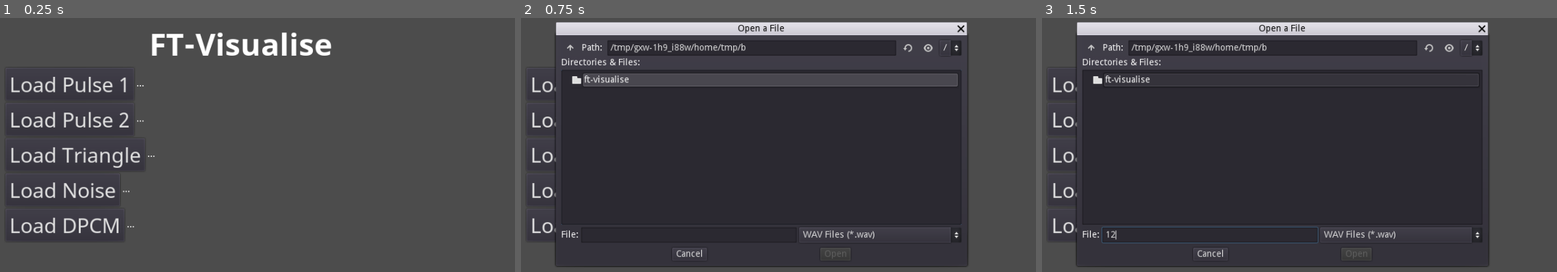
Above: before the commit, frames 1-3 (left to right).
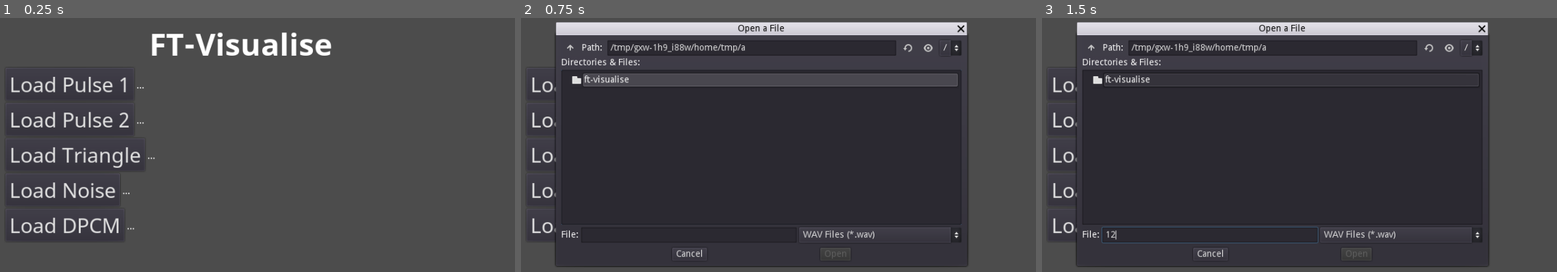
Above: after the commit, the same moments.

Repository: Boyquotes/ft-visualise
Game: Godot game, scene res://ft-visualise/Root.tscn
The game is run twice, just before and just after one commit, with the same random seed, the same clock (stepped at 60 frames per second) and the same inputs.
Inputs (mouse positions are in pixels of both pictures, inside the frame that each line leads up to):
- Up to frame 1 (0.25 s): no input
- Up to frame 2 (0.75 s): click "Load Pulse 1" at 0.5 s
- Up to frame 3 (1.5 s): click (1211, 233) at 1.27 s; type "12" at 1.35 s

The runs differ from the first frame. In frame 1, less than 0.1% of the frame differs, in the area x 23-31%, y 26-84%; in frame 2, less than 0.1%; in frame 3, less than 0.1%.

Commit message:
Writing path to file selected onto corresponding label through custom FileLoader signal and format Label nodes with dynamic font

Diff:
--- a/ft-visualise/FileLoader/FileLoader.gd
+++ b/ft-visualise/FileLoader/FileLoader.gd
@@ -1,5 +1,8 @@
 extends FileDialog
 
+signal path_selected(path, ident)
+
+var identifier = ''
 var initialPosition : Vector2
 
 func _ready():
@@ -22,8 +25,17 @@
 	self.popup_centered_clamped(Vector2(720, 420))
 	self.add_filter('*.wav ; WAV Files')
 
+func setIdentifier(ident : String):
+	self.identifier = ident
+
+func getIdentifier() -> String:
+	return self.identifier
+
 func _on_FileLoader_file_selected(path: String):
 	if path:
-		print(path)
+		emit_signal('path_selected', path, self.getIdentifier())
 
 	self.propagate_call('queue_free', [])
+
+func _on_FileLoader_popup_hide():
+	self.propagate_call('queue_free', [])
--- a/ft-visualise/Root.gd
+++ b/ft-visualise/Root.gd
@@ -3,6 +3,7 @@
 var font_regular = load('res://ft-visualise/Assets/Fonts/NotoSans-Regular.ttf')
 var font_bold = load('res://ft-visualise/Assets/Fonts/NotoSans-Bold.ttf')
 
+var labels = {}
 var menu = null
 
 # Called when the node enters the scene tree for the first time.
@@ -34,14 +35,21 @@
 					match element.text.to_upper():
 						'LOAD PULSE 1':
 							element.connect('pressed', self, '_on_Pulse1_pressed')
+							labels['pulse1'] = element.get_parent().get_node('Pulse1Label')
 						'LOAD PULSE 2':
 							element.connect('pressed', self, '_on_Pulse2_pressed')
+							labels['pulse2'] = element.get_parent().get_node('Pulse2Label')
 						'LOAD TRIANGLE':
 							element.connect('pressed', self, '_on_Triangle_pressed')
+							labels['triangle'] = element.get_parent().get_node('TriangleLabel')
 						'LOAD NOISE':
 							element.connect('pressed', self, '_on_Noise_pressed')
+							labels['noise'] = element.get_parent().get_node('NoiseLabel')
 						'LOAD DPCM':
 							element.connect('pressed', self, '_on_DPCM_pressed')
+							labels['dpcm'] = element.get_parent().get_node('DPCMLabel')
+				elif element is Label:
+					element.set('custom_fonts/font', self.getLabelFont())
 
 func getTitleFont() -> DynamicFont:
 	var dynamic_font = DynamicFont.new()
@@ -57,12 +65,23 @@
 
 	return dynamic_font
 
+func getLabelFont() -> DynamicFont:
+	var dynamic_font = DynamicFont.new()
+	dynamic_font.font_data = font_regular
+	dynamic_font.size = 16
+
+	return dynamic_font
+
 func _on_Pulse1_pressed():
 	var dialog = create_instance('res://ft-visualise/FileLoader/FileLoader.tscn')
+	dialog.setIdentifier('pulse1')
+
 	menu.add_child(dialog)
+	dialog.popup()
 
-	dialog.popup()
 	dialog.connect('file_selected', dialog, '_on_FileLoader_file_selected')
+	dialog.connect('popup_hide', dialog, '_on_FileLoader_popup_hide')
+	dialog.connect('path_selected', self, '_on_FileLoader_path_selected')
 
 func _on_Pulse2_pressed():
 	print('Pulse 2')
@@ -75,3 +94,7 @@
 
 func _on_DPCM_pressed():
 	print('Pulse 5')
+
+func _on_FileLoader_path_selected(path, ident):
+	if labels[ident]:
+		labels[ident].text = path
